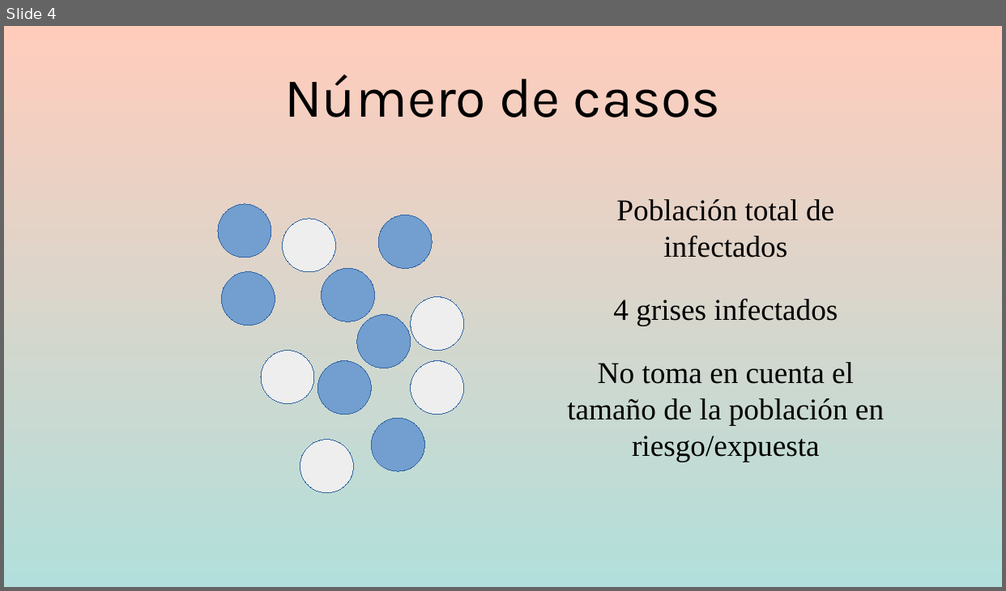
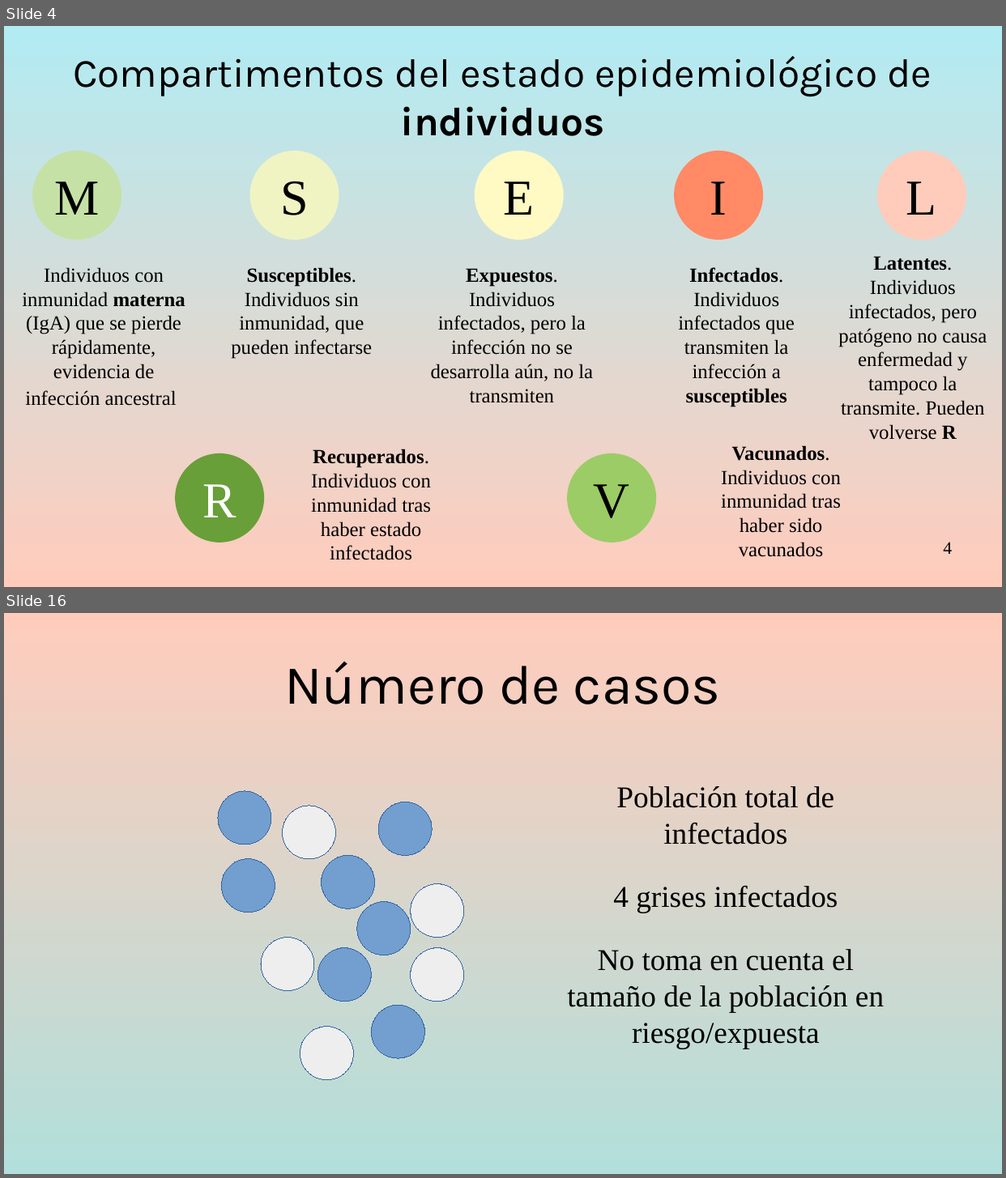
Before and after one commit to gerardommc/Medicina-Cons, a slide deck: Epidemiologia-basica.odp. Shown one above the other, each under a label of ours: slide 4 before the commit, slides 4 and 16 after it; the slides between them are not shown. The pictures are 1006x591 and 1006x1178 pixels, drawn with LibreOffice and Linux fonts; fonts in the diff are those of the drawing. Boxes give left, top, right and bottom in pixels: in the first picture for what was removed or moved away, otherwise in the second. Text is boxed around its words. In the diff, an @@ line names an element or a change of style, - is before the commit and + after.

```diff
--- a/Epidemiologia-basica.odp
+++ b/Epidemiologia-basica.odp
@@ slide 4 added at (4, 26, 1002, 587), background gradient #B2EBF2 to #FFCCBC @@
@@ title added at (73, 56, 931, 136), 32 pt, text #000000 @@
+Compartimentos del estado epidemiológico de individuos
@@ ellipse added at (32, 151, 121, 240), fill #C5E1A5, 40 pt, text #000000 @@
+M
@@ ellipse added at (250, 151, 339, 240), fill #F0F4C3, 40 pt, text #000000 @@
+S
@@ ellipse added at (475, 151, 564, 240), fill #FFF9C4, 40 pt, text #000000 @@
+E
@@ ellipse added at (674, 151, 763, 240), fill #FF8A65, 40 pt, text #000000 @@
+I
@@ ellipse added at (878, 151, 966, 240), fill #FFCCBC, 40 pt, text #000000 @@
+L
@@ text added at (22, 267, 185, 406), 16 pt, text #000000 @@
+Individuos con inmunidad materna (IgA) que se pierde rápidamente, evidencia de infección ancestral
@@ text added at (231, 267, 372, 359), 16 pt, text #000000 @@
+Susceptibles. Individuos sin inmunidad, que pueden infectarse
@@ text added at (431, 268, 593, 382), 16 pt, text #000000 @@
+Expuestos. Individuos infectados, pero la infección no se desarrolla aún, no la transmiten
@@ text added at (678, 267, 795, 407), 16 pt, text #000000 @@
+Infectados. Individuos infectados que transmiten la infección a susceptibles
@@ text added at (838, 256, 987, 440), 16 pt, text #000000 @@
+Latentes. Individuos infectados, pero patógeno no causa enfermedad y tampoco la transmite. Pueden volverse R
@@ ellipse added at (175, 454, 264, 542), fill #689F38, 40 pt, text #FFFFFF @@
+R
@@ text added at (311, 449, 431, 561), 16 pt, text #000000 @@
+Recuperados. Individuos con inmunidad tras haber estado infectados
@@ ellipse added at (567, 454, 656, 542), fill #9CCC65, 40 pt, text #000000 @@
+V
@@ text added at (721, 446, 841, 557), 16 pt, text #000000 @@
+Vacunados. Individuos con inmunidad tras haber sido vacunados
@@ page number added at (943, 542, 952, 554), 14 pt, text #000000 @@
+4
@@ what was slide 4 is now slide 16 @@
```
Also in this commit, not shown: 3 slides changed, 11 other slides added, 3 other files.
